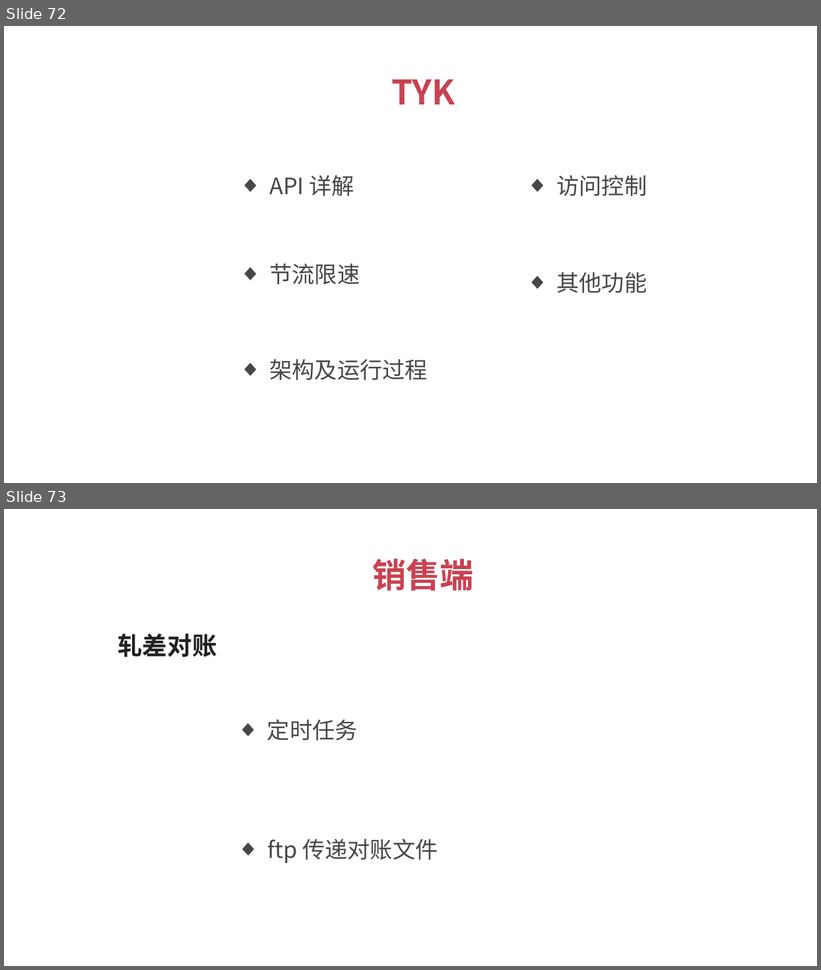
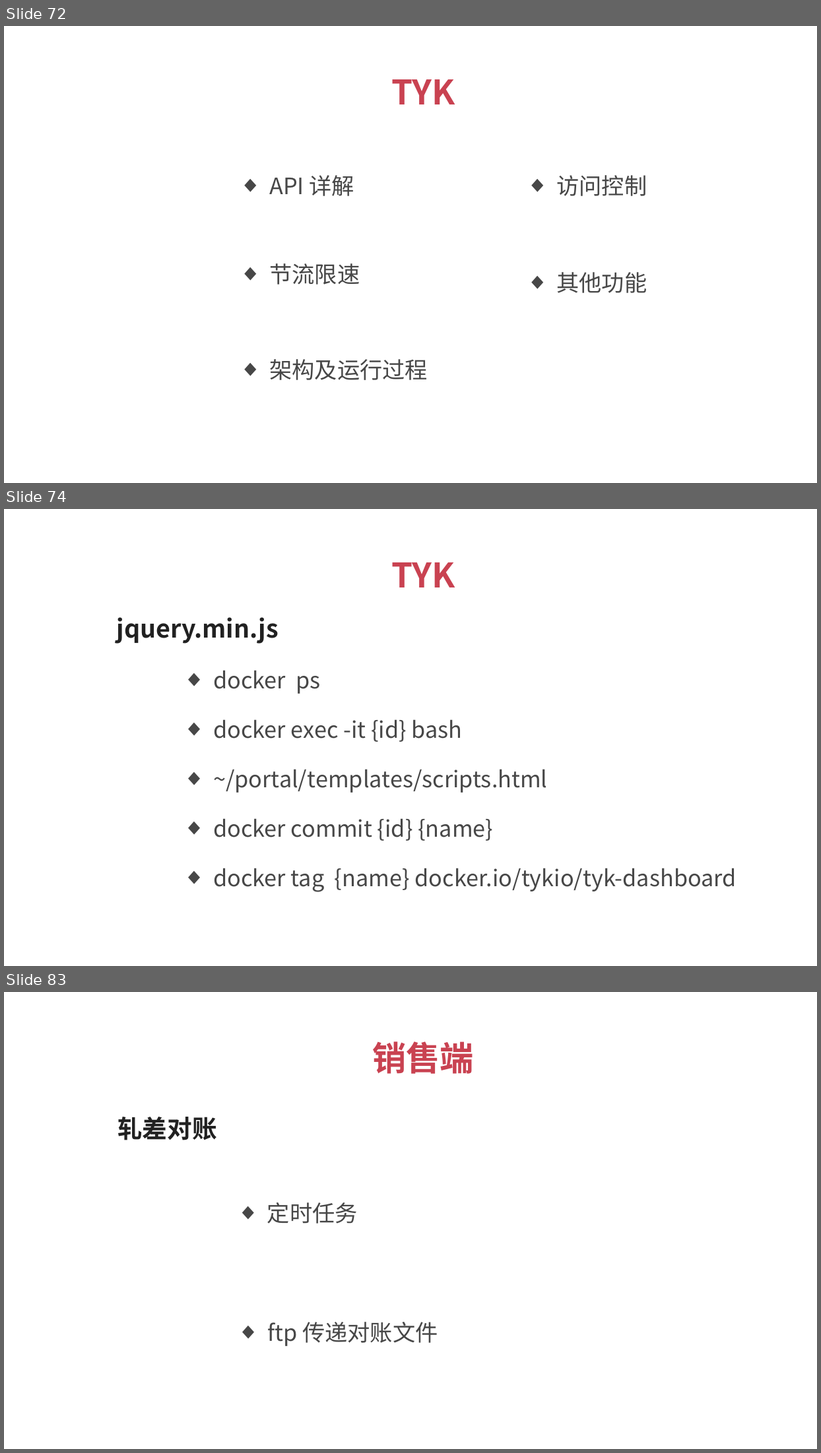
Before and after one commit to 1329555958/financial, a slide deck: 理财平台.pptx. Shown one above the other, each under a label of ours: slides 72 and 73 before the commit, slides 72, 74 and 83 after it; the slides between them are not shown. The pictures are 821x970 and 821x1453 pixels, drawn with LibreOffice and Linux fonts; fonts in the diff are those of the drawing. Boxes give left, top, right and bottom in pixels: in the first picture for what was removed or moved away, otherwise in the second. Text is boxed around its words. In the diff, an @@ line names an element or a change of style, - is before the commit and + after.

```diff
--- a/理财平台.pptx
+++ b/理财平台.pptx
@@ slide 74 added at [4, 509, 817, 966], background #FFFFFF @@
@@ text added at [391, 562, 455, 588], 30 pt, text #C94251, bold @@
+TYK
@@ text added at [117, 617, 279, 644], 22 pt, text #212121, bold @@
+jquery.min.js
@@ text added at [213, 670, 321, 694], 20 pt, text #474747 @@
+  ◆ docker ps
@@ text added at [213, 720, 463, 742], 20 pt, text #474747 @@
+  ◆ docker exec -it {id} bash
@@ text added at [213, 769, 548, 793], 20 pt, text #474747 @@
+  ◆ ~/portal/templates/scripts.html
@@ text added at [213, 819, 493, 841], 20 pt, text #474747 @@
+  ◆ docker commit {id} {name}
@@ text added at [213, 868, 737, 892], 20 pt, text #474747 @@
+  ◆ docker tag {name} docker.io/tykio/tyk-dashboard
@@ what was slide 73 is now slide 83 @@
```
Also in this commit, not shown: 9 other slides added, 2 other files.
